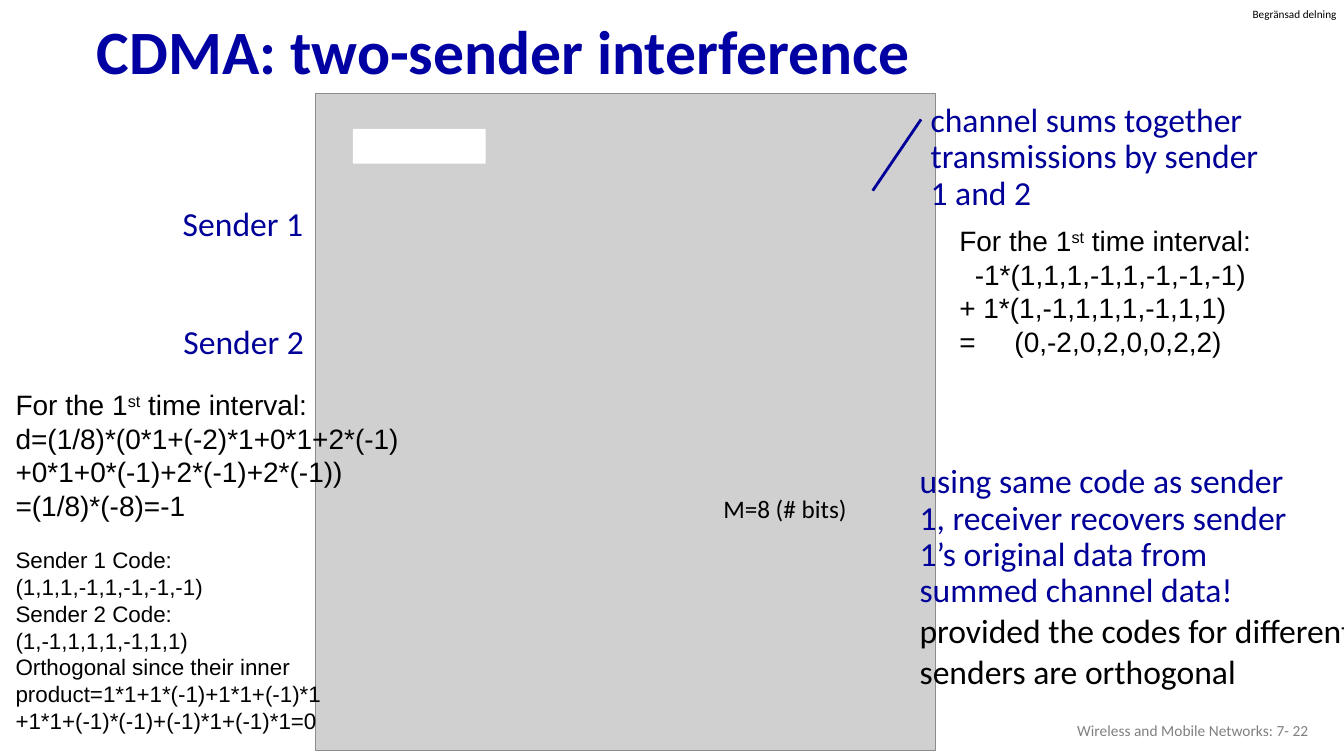
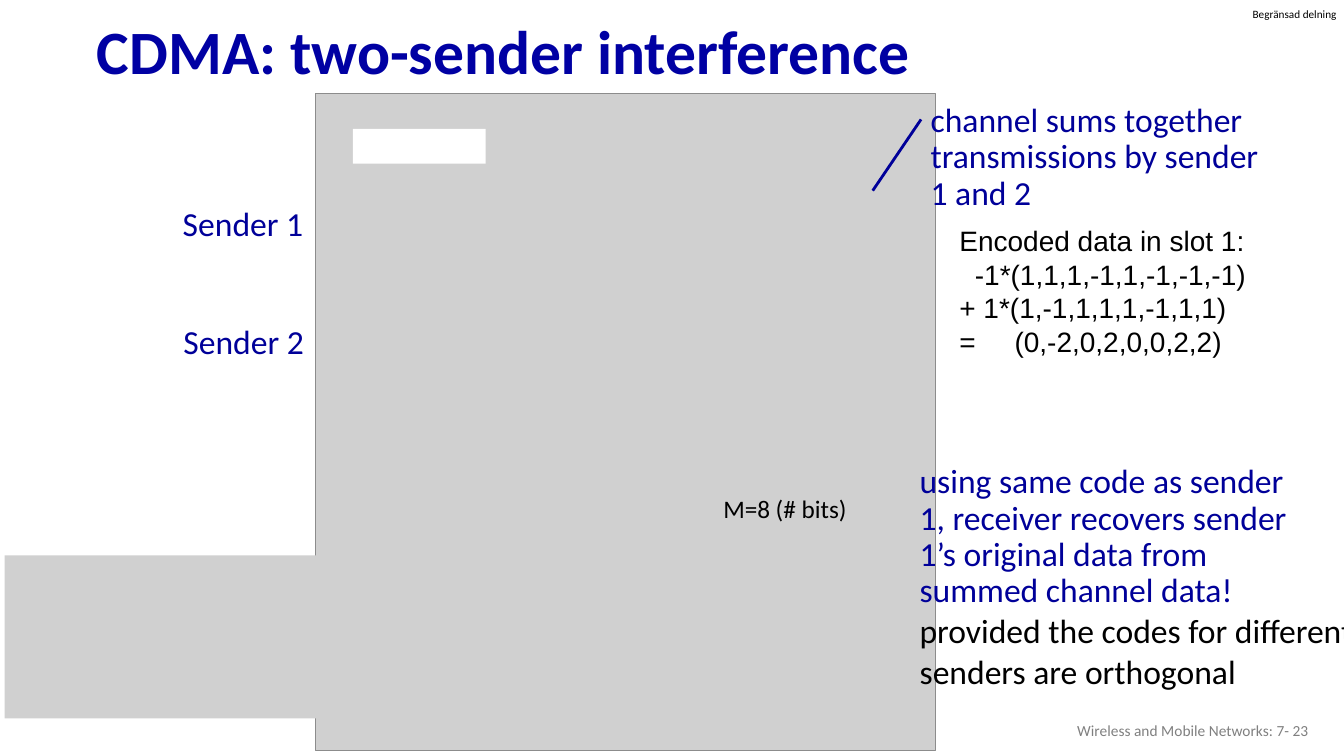
Before and after one commit to guhofstra/CSC175, a slide deck: slide 23 of PPTs/7.1 7.2 7.3 Wireless.pptx (slide 22 before the commit). Drawn at 1344x756 pixels with LibreOffice and Linux fonts; fonts in the diff are those of the drawing; grey boxes stand for pictures. Boxes give left, top, right and bottom in pixels: in the first picture for what was removed or moved away, otherwise in the second. Text is boxed around its words. In the diff, an @@ line names an element or a change of style, - is before the commit and + after.

```diff
--- a/PPTs/7.1 7.2 7.3 Wireless.pptx
+++ b/PPTs/7.1 7.2 7.3 Wireless.pptx
@@ text at (959,230,1244,252): text changed @@
-For the 1st time interval:
+Encoded data in slot 1:
@@ text removed at (16,394,399,521) @@
-For the 1st time interval:
-d=(1/8)*(0*1+(-2)*1+0*1+2*(-1)
-+0*1+0*(-1)+2*(-1)+2*(-1))
-=(1/8)*(-8)=-1
@@ picture added at (5,556,386,719) @@
@@ text removed at (16,551,321,734) @@
-Sender 1 Code:
-(1,1,1,-1,1,-1,-1,-1)
-Sender 2 Code:
-(1,-1,1,1,1,-1,1,1)
-Orthogonal since their inner
-product=1*1+1*(-1)+1*1+(-1)*1
-+1*1+(-1)*(-1)+(-1)*1+(-1)*1=0
@@ text at (1077,725,1309,736): text changed @@
-Wireless and Mobile Networks: 7- 22
+Wireless and Mobile Networks: 7- 23
```
Also in this commit, not shown: 6 other slides changed, 5 slides added, 3 slides removed, 20 other files.
